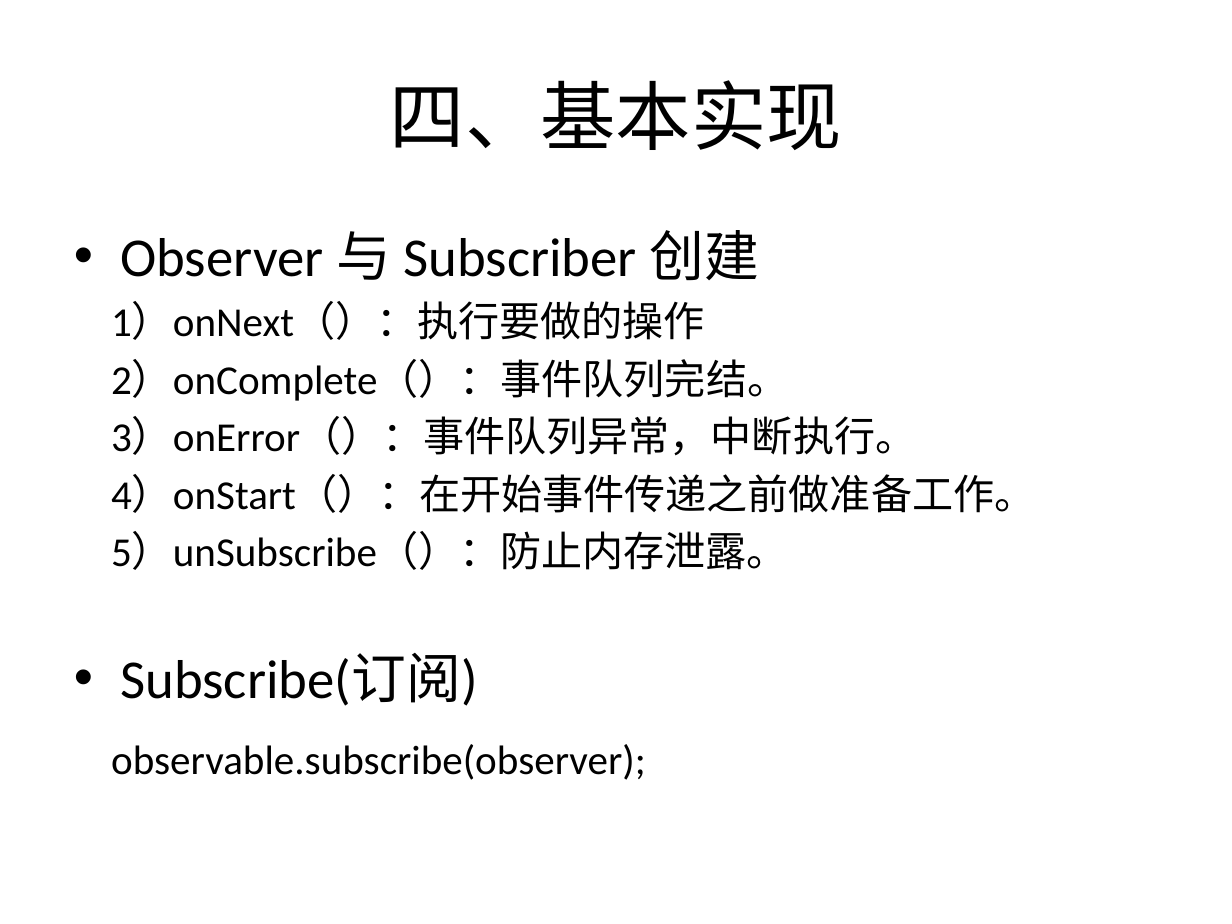
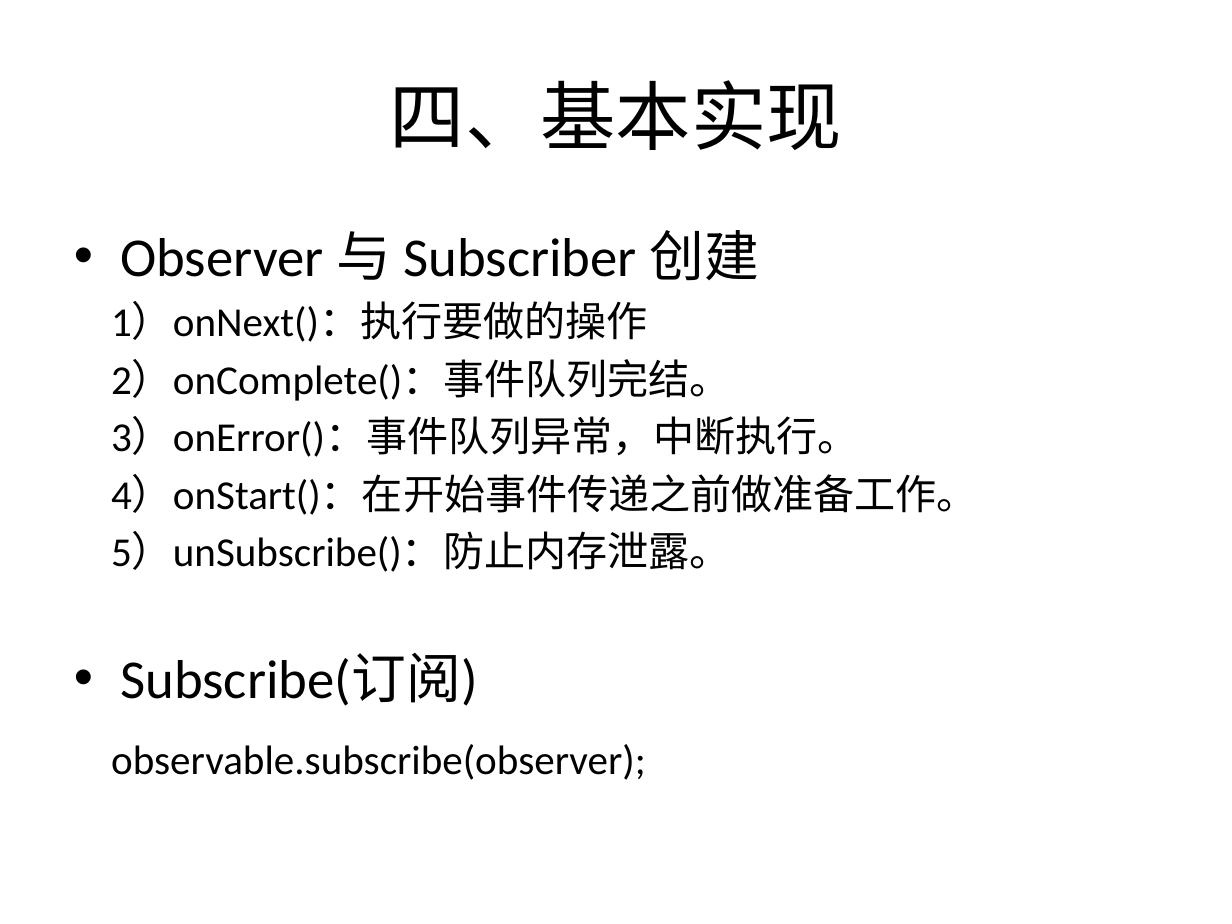
Before and after one commit to YongHuiLuo/TinyEasyView, a slide deck: slide 6 of RxJava 简介.pptx. Drawn at 1232x924 pixels with LibreOffice and Linux fonts; fonts in the diff are those of the drawing. Boxes give left, top, right and bottom in pixels: in the first picture for what was removed or moved away, otherwise in the second. Text is boxed around its words. In the diff, an @@ line names an element or a change of style, - is before the commit and + after.

```diff
--- a/RxJava 简介.pptx
+++ b/RxJava 简介.pptx
@@ text at (111,303,978,572): text changed @@
-1）onNext（）：执行要做的操作
-2）onComplete（）：事件队列完结。
-3）onError（）：事件队列异常，中断执行。
-4）onStart（）：在开始事件传递之前做准备工作。
-5）unSubscribe（）：防止内存泄露。
+1）onNext()：执行要做的操作
+2）onComplete()：事件队列完结。
+3）onError()：事件队列异常，中断执行。
+4）onStart()：在开始事件传递之前做准备工作。
+5）unSubscribe()：防止内存泄露。
```
Also in this commit, not shown: 9 other slides changed, 4 slides added, 1 slide removed, 4 other files.
